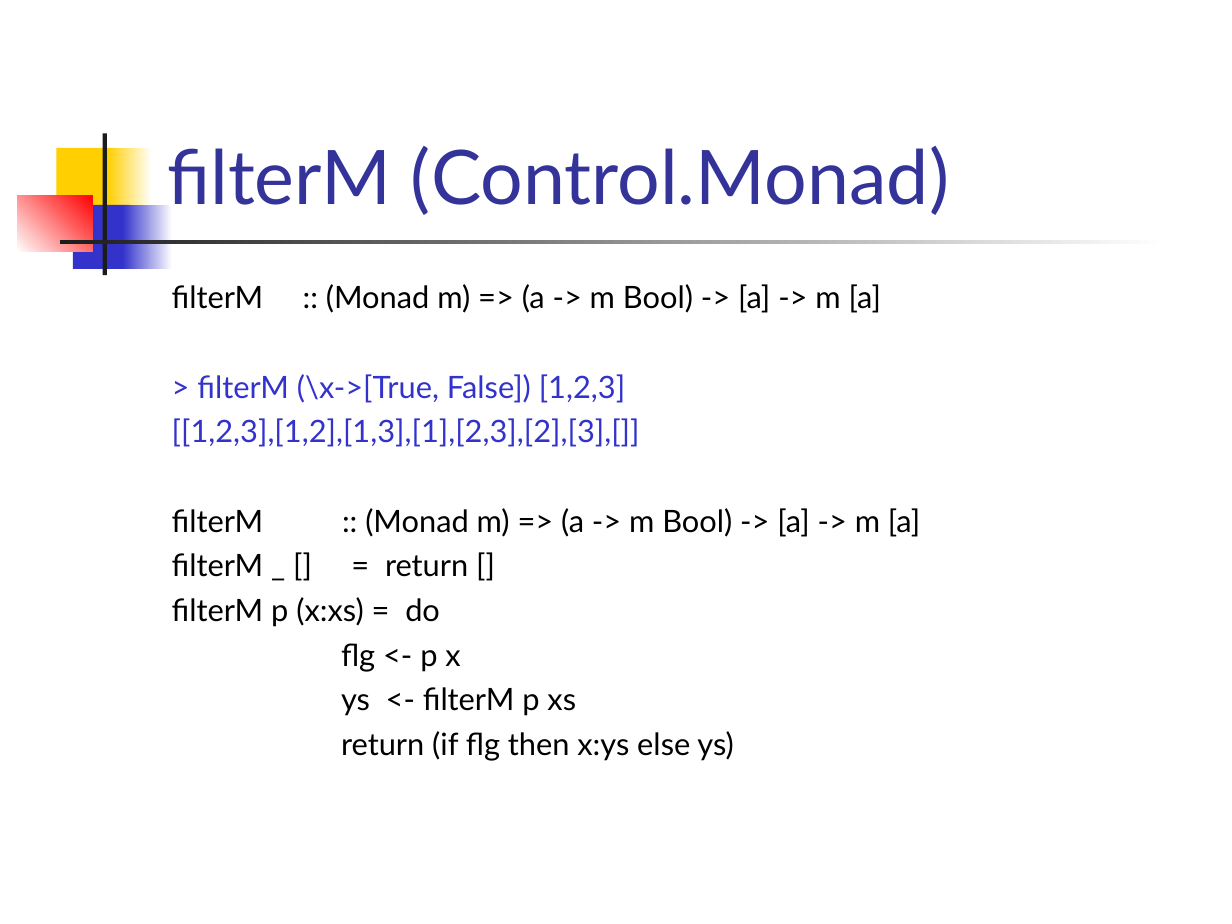
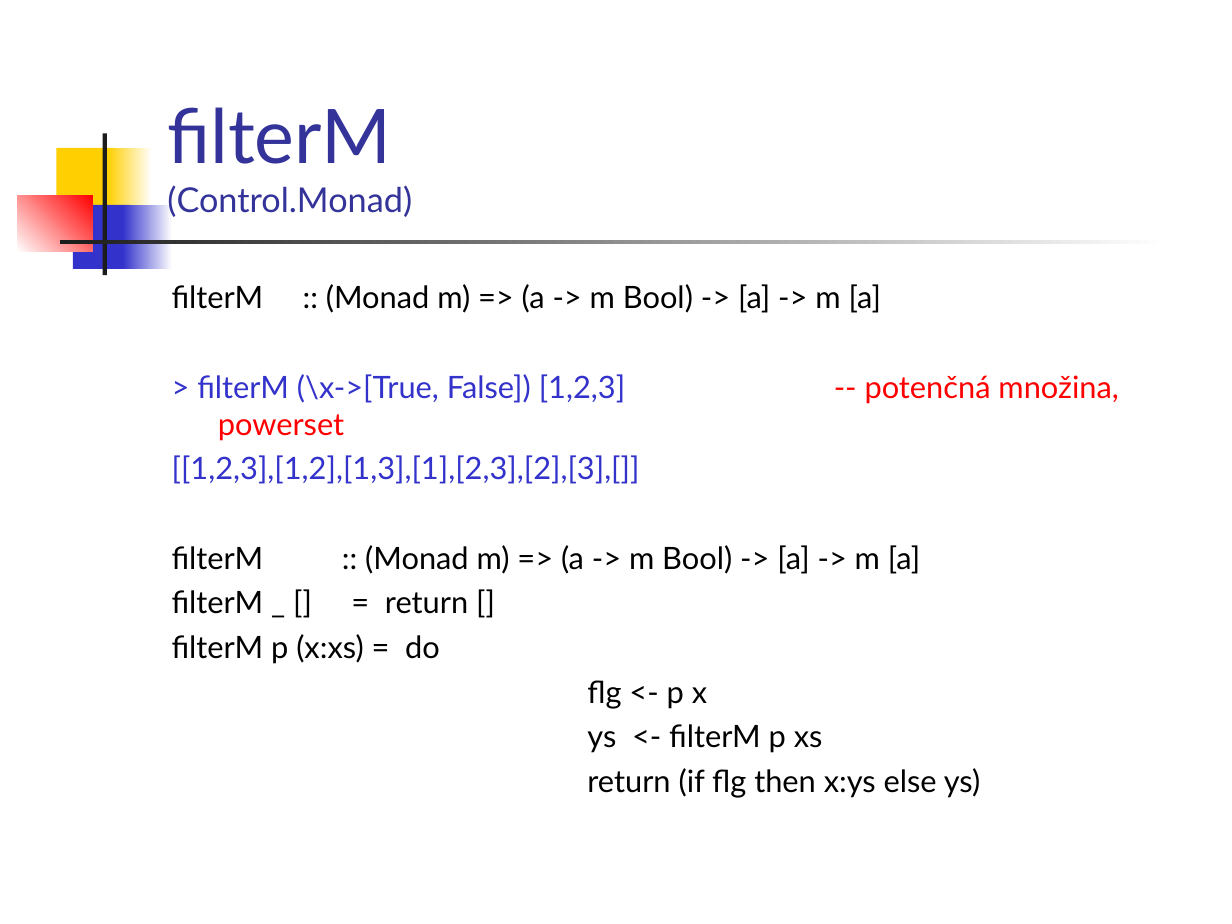
Before and after one commit to Funkcionalne/Prednasky, a slide deck: slide 33 of 11/11_fpro.ppt (slide 26 before the commit). Drawn at 1232x924 pixels with LibreOffice and Linux fonts; fonts in the diff are those of the drawing. Boxes give left, top, right and bottom in pixels: in the first picture for what was removed or moved away, otherwise in the second. Text is boxed around its words. In the diff, an @@ line names an element or a change of style, - is before the commit and + after.

```diff
--- a/11/11_fpro.ppt
+++ b/11/11_fpro.ppt
@@ title "filterM (Control.Monad)" at <box>167,107,412,217</box>: size 44 to 20 pt in "(Control.Monad)" @@
@@ text at <box>197,374,625,441</box>: text changed @@
-> filterM (\x->[True, False]) [1,2,3]
+> filterM (\x->[True, False]) [1,2,3] -- potenčná množina, powerset
```
Also in this commit, not shown: 12 other slides changed, 10 slides added, 10 other files.
